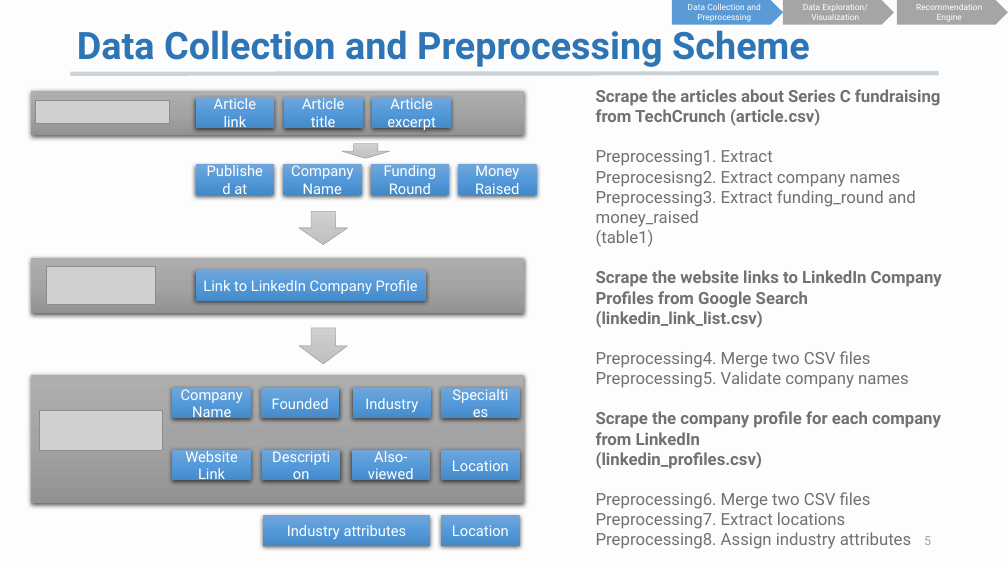
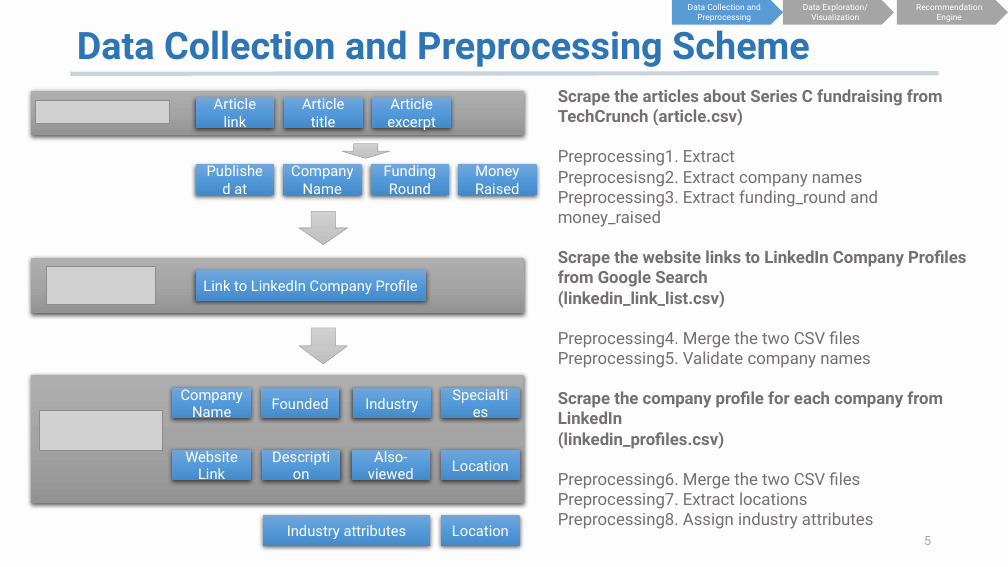
Before and after one commit to K-AlfredIwasaki/job_hunting_made_easy, a slide deck: slide 5 of startup_db_recommendation.pptx. Drawn at 1008x567 pixels with LibreOffice and Linux fonts; fonts in the diff are those of the drawing; grey boxes stand for pictures. Boxes give left, top, right and bottom in pixels: in the first picture for what was removed or moved away, otherwise in the second. Text is boxed around its words. In the diff, an @@ line names an element or a change of style, - is before the commit and + after.

```diff
--- a/startup_db_recommendation.pptx
+++ b/startup_db_recommendation.pptx
@@ text "Scrape the articles about Series ...": place and size @@
-text "Scrape the articles about Series ..." at bbox=[596, 89, 942, 549]
+text "Scrape the articles about Series ..." at bbox=[558, 89, 966, 529]
@@ text at bbox=[596, 230, 654, 247]: paragraph removed @@
-(table1)
@@ text at bbox=[558, 331, 860, 348]: text changed @@
-Preprocessing4. Merge two CSV files
+Preprocessing4. Merge the two CSV files
@@ text at bbox=[558, 472, 860, 489]: text changed @@
-Preprocessing6. Merge two CSV files
+Preprocessing6. Merge the two CSV files
```
Also in this commit, not shown: 11 other slides changed, 2 slides added, 1 slide removed, 3 other files.
